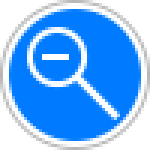
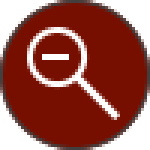
Layer changes from the first 150×150 image to the second:
painted on "Border" over [0, 0, 150, 150]
painted on "Background" over [0, 0, 150, 150]
